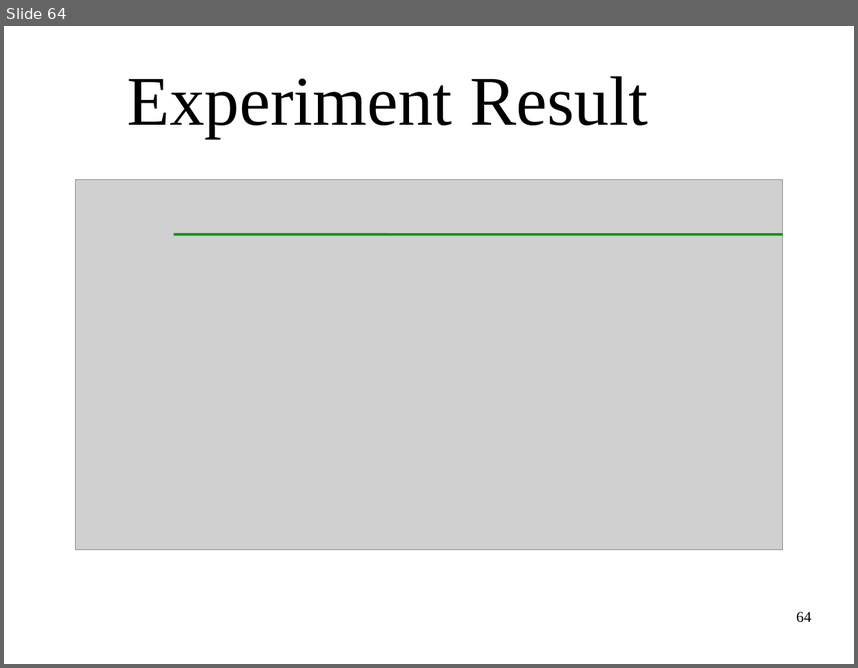
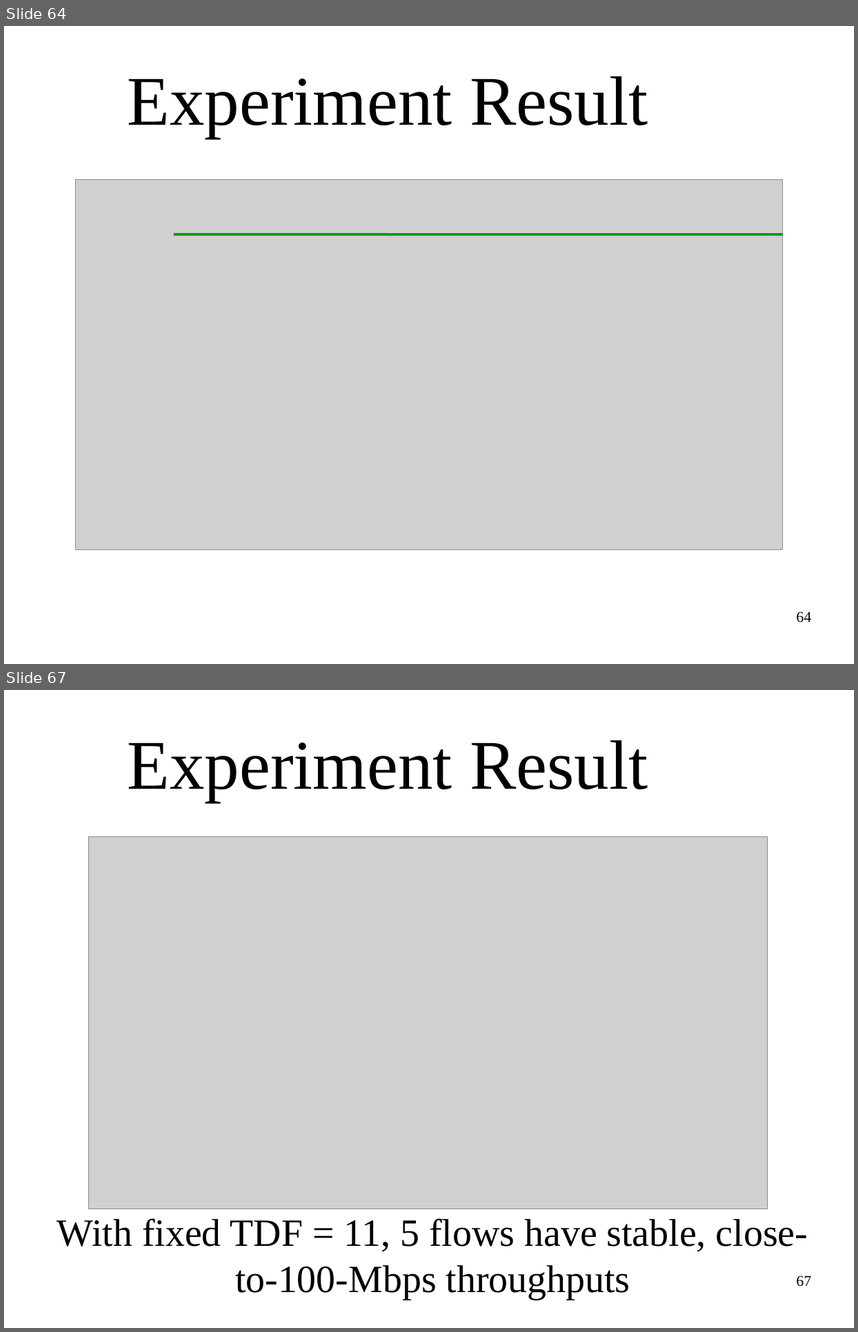
Before and after one commit to littlepretty/OralExam2015, a slide deck: VirtualTime.odp. Shown one above the other, each under a label of ours: slide 64 before the commit, slides 64 and 67 after it; the slides between them are not shown. The pictures are 858x668 and 858x1332 pixels, drawn with LibreOffice and Linux fonts; fonts in the diff are those of the drawing; grey boxes stand for pictures; background and template pictures are left out. Boxes give left, top, right and bottom in pixels: in the first picture for what was removed or moved away, otherwise in the second. Text is boxed around its words. In the diff, an @@ line names an element or a change of style, - is before the commit and + after.

```diff
--- a/VirtualTime.odp
+++ b/VirtualTime.odp
@@ slide 67 added at [4, 690, 854, 1328], background picture (left out) @@
@@ title added at [128, 740, 648, 802], 65.1 pt, text #000000 @@
+Experiment Result
@@ picture added at [89, 836, 768, 1209] @@
@@ text added at [57, 1218, 808, 1299], 36 pt, text #000000 @@
+With fixed TDF = 11, 5 flows have stable, close-to-100-Mbps throughputs
@@ page number added at [796, 1275, 811, 1286], 14 pt, text #000000 @@
+67
```
Also in this commit, not shown: 5 other slides added, 3 slides removed.
